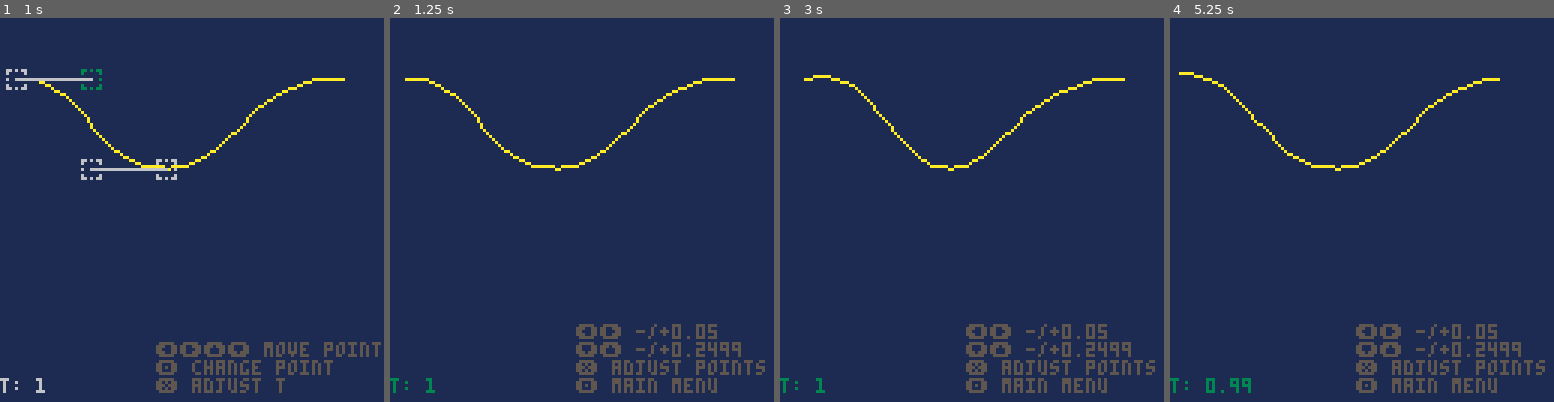
Above: before the commit, frames 1-4 (left to right).
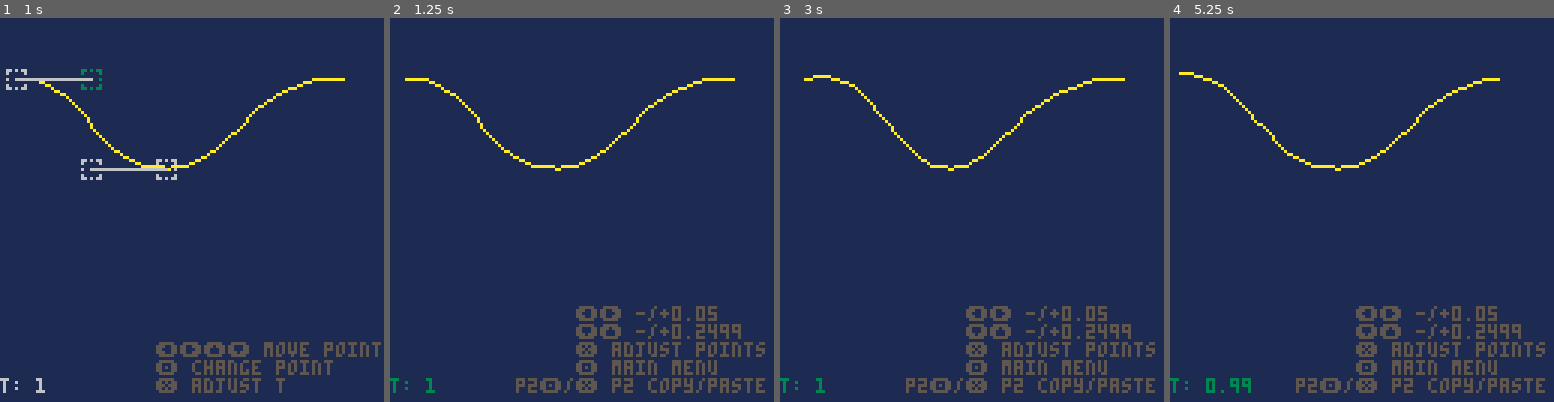
Above: after the commit, the same moments.

Repository: ajbowen249/pico-8-bezier
Game: PICO-8 cartridge bezier.p8
Same seed, same stepped clock (60 frames per second), same inputs: the game is played once before the commit and once after it.
Inputs:
- Up to frame 1 (1 s): tap X (X key) at 0.33 s; tap O (Z key) at 0.7 s
- Up to frame 2 (1.25 s): tap X (X key) at 1.07 s
- Up to frame 3 (3 s): hold Right 1.6-2.1 s; hold P2 Left 1.6-2.1 s; tap O (Z key) every 0.4 s from 1.7 to 2.9 s; tap X (X key) at 1.85, 2.97 s; hold Up 2.15-2.42 s; hold P2 Down 2.15-2.42 s; hold Right from 2.47 s (still down); hold P2 Left from 2.47 s (still down)
- Up to frame 4 (5.25 s): release Right at 3.03 s; release P2 Left at 3.03 s; hold Left 3.08-3.58 s; hold P2 Right 3.08-3.58 s; tap O (Z key) every 0.4 s from 3.3 to 4.9 s; hold Down 3.63-3.97 s; hold P2 Up 3.63-3.97 s; hold Right 4.02-4.68 s; hold P2 Left 4.02-4.68 s; tap X (X key) at 4.08, 5.2 s; hold Up 4.73-5.03 s; hold P2 Down 4.73-5.03 s; hold Left from 5.08 s (still down); hold P2 Right from 5.08 s (still down)

Frame 1 is identical in both runs. In frame 2, 3.0% of the frame differs, in the area x 32-98%, y 75-98%; in frame 3, 3.0%; in frame 4, 3.0%.

Commit message:
stub copy/paste

Diff:
--- a/bezier.p8
+++ b/bezier.p8
@@ -133,6 +133,31 @@
   end
 
   return state
+end
+
+-->8
+-- serlialization functions
+function bez_spline_to_string(spline)
+  local str = ""
+  str = "test_fake_spline"
+  return str
+end
+
+function bez_spline_from_string(str)
+  return bezier_spline(
+      cub_bezier(
+        point(5, 20),
+        point(30, 20),
+        point(30, 50),
+        point(55, 50)
+      ),
+      cub_bezier(
+        point(55, 50),
+        point(80, 50),
+        point(80, 20),
+        point(115, 20)
+      )
+    )
 end
 
 -->8
@@ -330,10 +355,11 @@
     print("🅾️ change point", 52, 114, 5)
     print("❎ adjust t", 52, 120, 5)
   elseif cur_mode == 1 then
-    print("⬅️➡️ -/+" .. bsds.set_increment_value, 62, 102, 5)
-    print("⬇️⬆️ -/+" .. bsds.set_increment_value * 5, 62, 108, 5)
-    print("❎ adjust points", 62, 114, 5)
-    print("🅾️ main menu", 62, 120, 5)
+    print("⬅️➡️ -/+" .. bsds.set_increment_value, 62, 96, 5)
+    print("⬇️⬆️ -/+" .. bsds.set_increment_value * 5, 62, 102, 5)
+    print("❎ adjust points", 62, 108, 5)
+    print("🅾️ main menu", 62, 114, 5)
+    print("p2🅾️/❎ p2 copy/paste", 42, 120, 5)
   end
 end
 
@@ -484,6 +510,14 @@
         elseif bsds.set_t_value > 1 then
           bsds.set_t_value = 1
         end
+
+        if btnp(4, 1) then
+          printh(bez_spline_to_string(bsds.spline), "@clip")
+        end
+
+        if btnp(5, 1) then
+          bsds.spline = bez_spline_from_string(stat(4))
+        end
   end
 end
 
